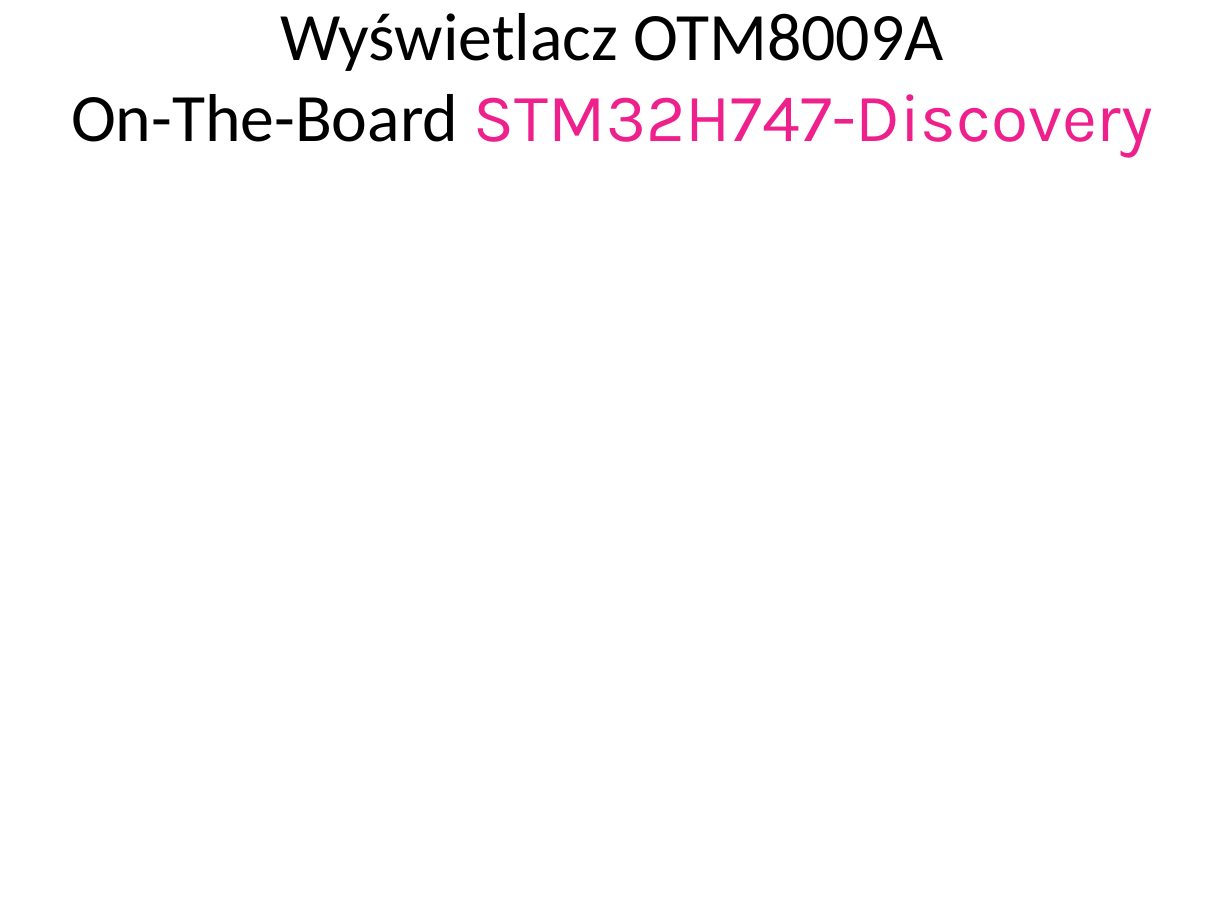
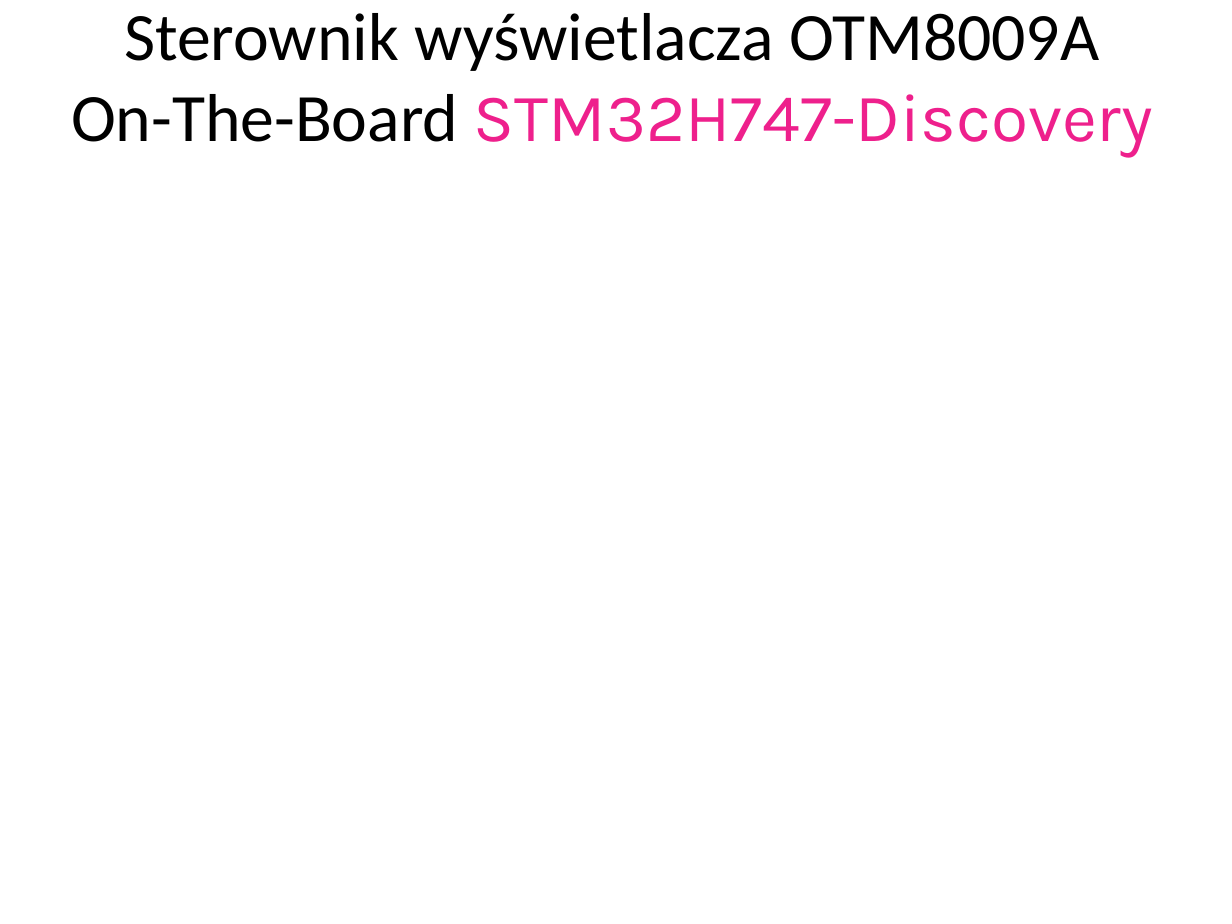
Before and after one commit to trteodor/stm32h747_disco_lvgl_bare_metal, a slide deck: slide 5 of Presenation.pptx (slide 4 before the commit). Drawn at 1232x924 pixels with LibreOffice and Linux fonts; fonts in the diff are those of the drawing. Boxes give left, top, right and bottom in pixels: in the first picture for what was removed or moved away, otherwise in the second. Text is boxed around its words. In the diff, an @@ line names an element or a change of style, - is before the commit and + after.

```diff
--- a/Presenation.pptx
+++ b/Presenation.pptx
@@ title at <box>71,13,1153,158</box>: text changed @@
-Wyświetlacz OTM8009A
-On-The-Board STM32H747-Discovery
+Sterownik wyświetlacza OTM8009A
+On-The-Board STM32H747-Discovery
```
Also in this commit, not shown: 8 other slides changed, 4 slides added, 1 slide removed, 4 other files.
